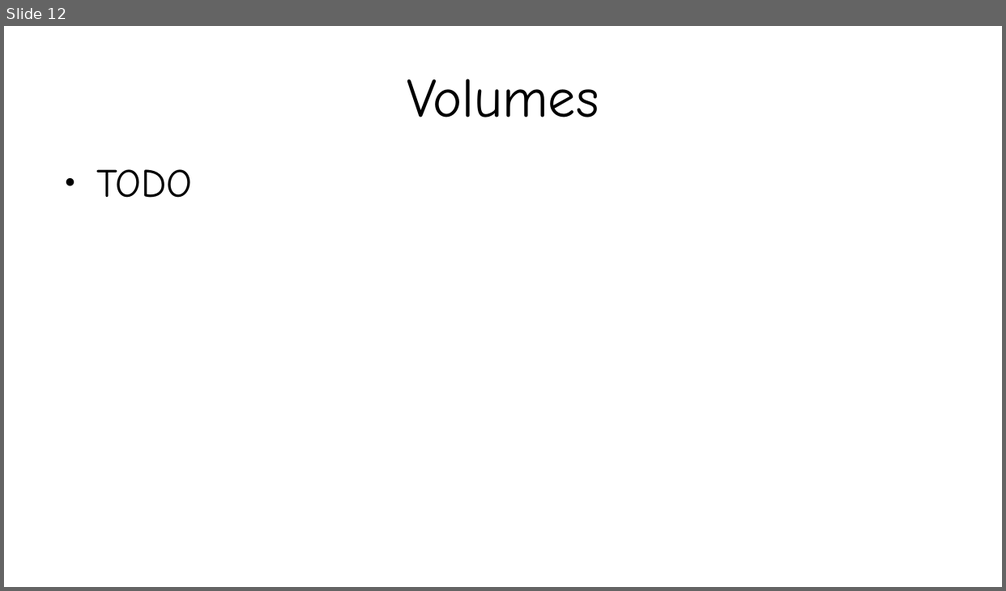
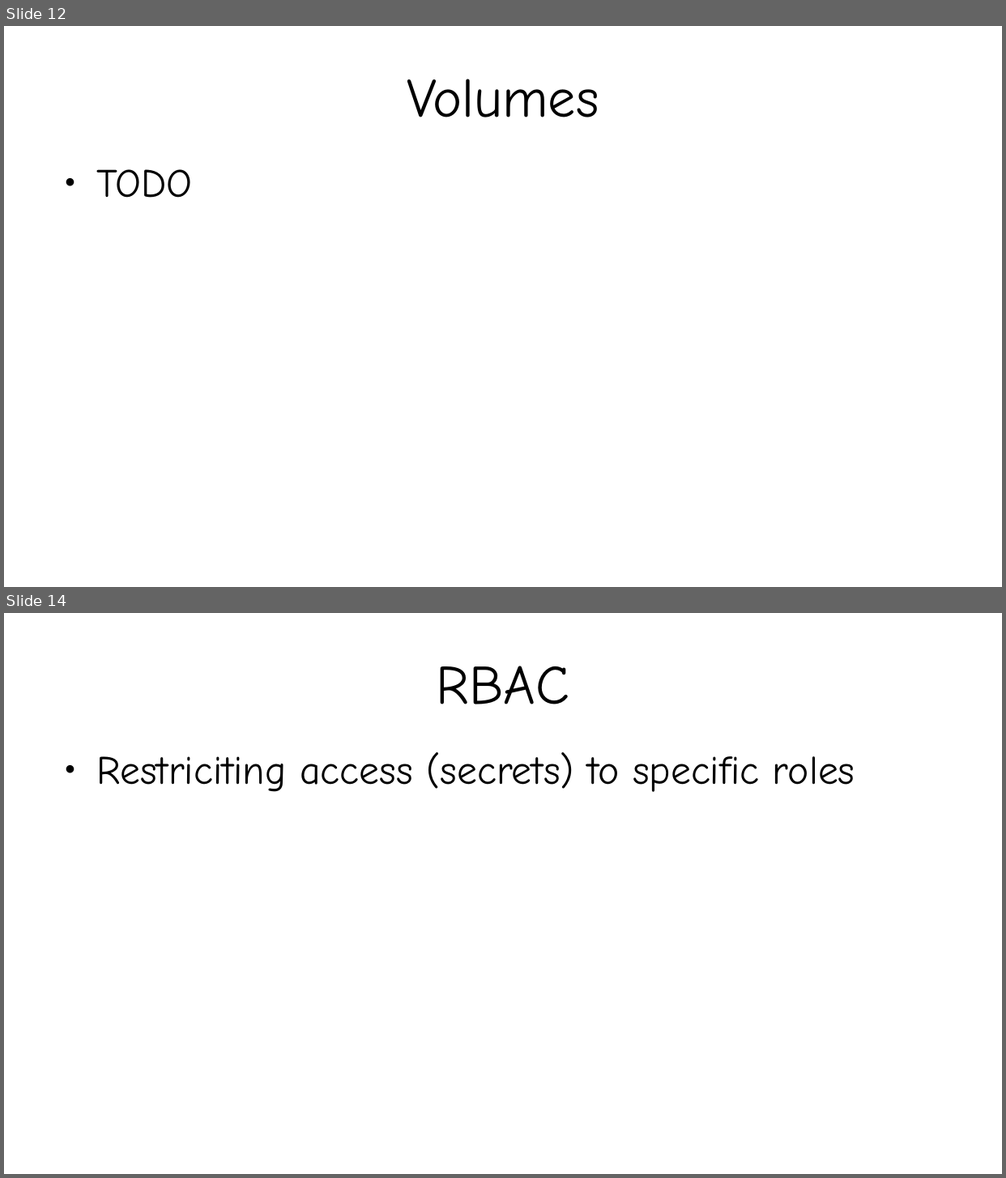
Before and after one commit to kislaykishore/microservices, a slide deck: Kubernetes.odp. Shown one above the other, each under a label of ours: slide 12 before the commit, slides 12 and 14 after it; the slides between them are not shown. The pictures are 1006x591 and 1006x1178 pixels, drawn with LibreOffice and Linux fonts; fonts in the diff are those of the drawing. Boxes give left, top, right and bottom in pixels: in the first picture for what was removed or moved away, otherwise in the second. Text is boxed around its words. In the diff, an @@ line names an element or a change of style, - is before the commit and + after.

```diff
--- a/Kubernetes.odp
+++ b/Kubernetes.odp
@@ slide 14 added at [4,613,1002,1174], background #FFFFFF @@
@@ title added at [437,666,569,705], 44 pt, text #000000 @@
+RBAC
@@ text added at [96,752,855,792], 32 pt, text #000000 @@
+● Restriciting access (secrets) to specific roles
```
Also in this commit, not shown: 1 other slide added, 1 slide removed, 2 other files.
